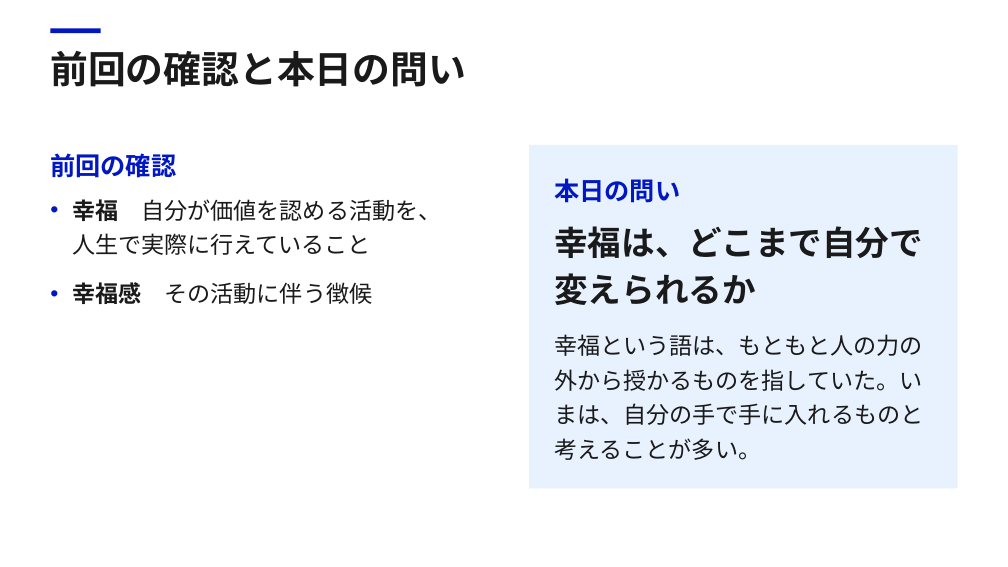
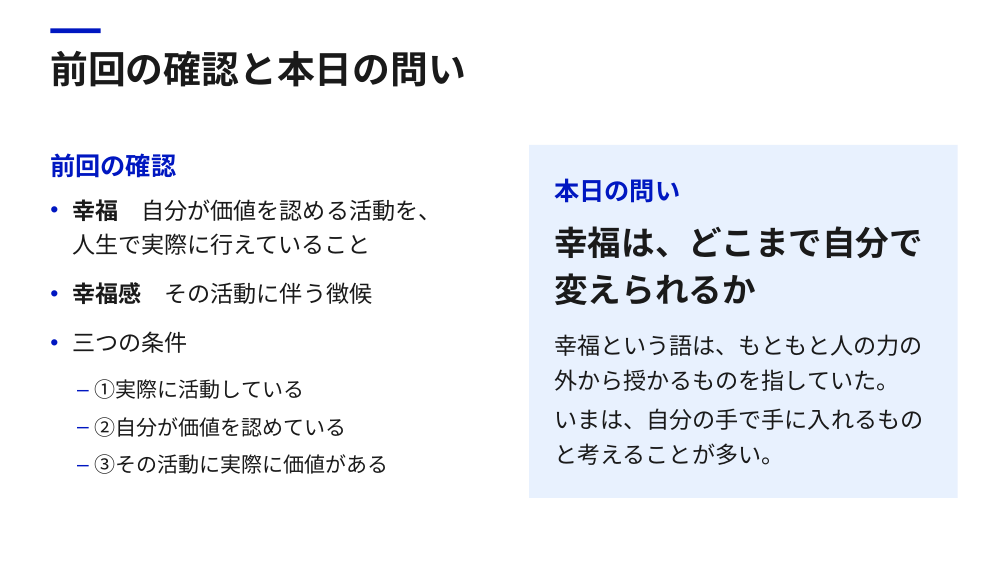
Before and after one commit to Daisetsu1980/markitdown, a slide deck: slide 2 of work/幸福_第2回/幸福_第2回.pptx. Drawn at 1008x567 pixels with LibreOffice and Linux fonts; fonts in the diff are those of the drawing. Boxes give left, top, right and bottom in pixels: in the first picture for what was removed or moved away, otherwise in the second. Text is boxed around its words. In the diff, an @@ line names an element or a change of style, - is before the commit and + after.

```diff
--- a/work/幸福_第2回/幸福_第2回.pptx
+++ b/work/幸福_第2回/幸福_第2回.pptx
@@ rectangle: place and size @@
-rectangle at bbox=[529, 145, 958, 488]
+rectangle at bbox=[529, 145, 958, 498]
@@ text at bbox=[72, 331, 388, 474]: paragraphs added @@
+• 三つの条件
+– ①実際に活動している
+– ②自分が価値を認めている
+– ③その活動に実際に価値がある
@@ text at bbox=[554, 334, 923, 465]: text changed @@
-幸福という語は、もともと人の力の外から授かるものを指していた。いまは、自分の手で手に入れるものと考えることが多い。
+幸福という語は、もともと人の力の外から授かるものを指していた。
+いまは、自分の手で手に入れるものと考えることが多い。
```
Also in this commit, not shown: 17 other slides changed, 22 other files.
